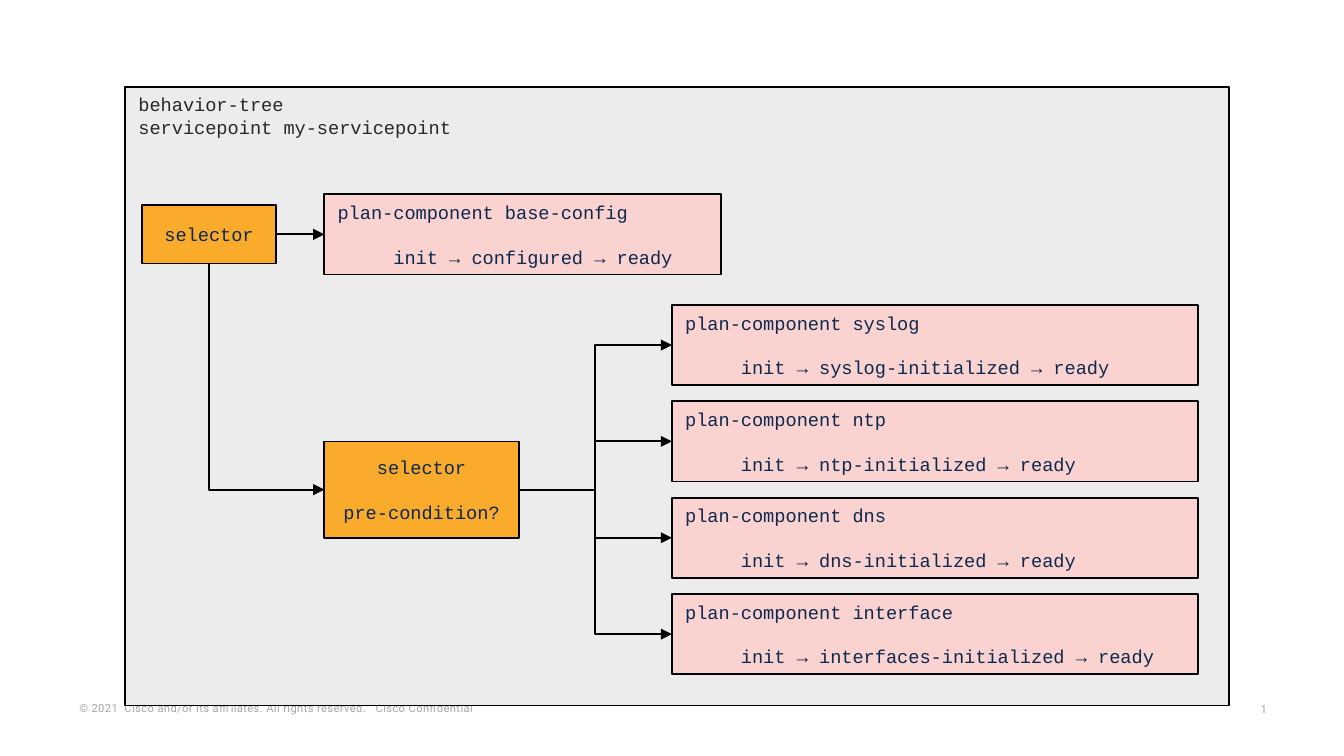
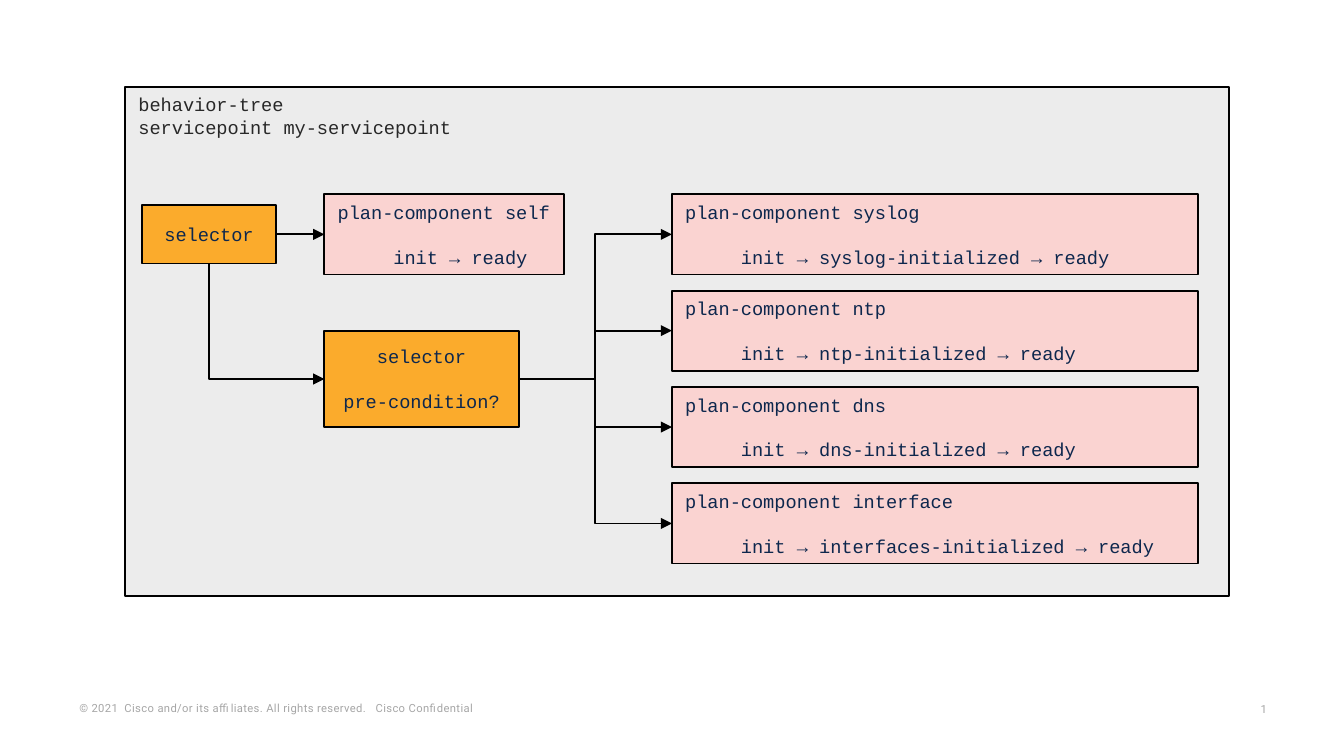
Before and after one commit to NSO-developer/nso-gitbook, a slide deck: slide 1 of images/behave-elaborate.pptx. Drawn at 1344x756 pixels with LibreOffice and Linux fonts; fonts in the diff are those of the drawing. Boxes give left, top, right and bottom in pixels: in the first picture for what was removed or moved away, otherwise in the second. Text is boxed around its words. In the diff, an @@ line names an element or a change of style, - is before the commit and + after.

```diff
--- a/images/behave-elaborate.pptx
+++ b/images/behave-elaborate.pptx
@@ rectangle: place and size @@
-rectangle at (125, 86, 1228, 706)
+rectangle at (125, 86, 1228, 595)
@@ rectangle "plan-component self": place and size @@
-rectangle "plan-component self" at (324, 195, 720, 276)
+rectangle "plan-component self" at (324, 195, 564, 276)
@@ text in rectangle at (338, 206, 550, 268): text changed @@
-plan-component base-config
-init → configured → ready
+plan-component self
+init → ready
@@ elbow arrow moved from (210, 263) - (324, 489) to (210, 263) - (324, 379) @@
@@ 5 rectangles, 4 elbow arrows: place and size @@
-5 rectangles, 4 elbow arrows at (324, 305, 1198, 675)
+5 rectangles, 4 elbow arrows at (324, 195, 1198, 564)
```
Also in this commit, not shown: 9 other files.
